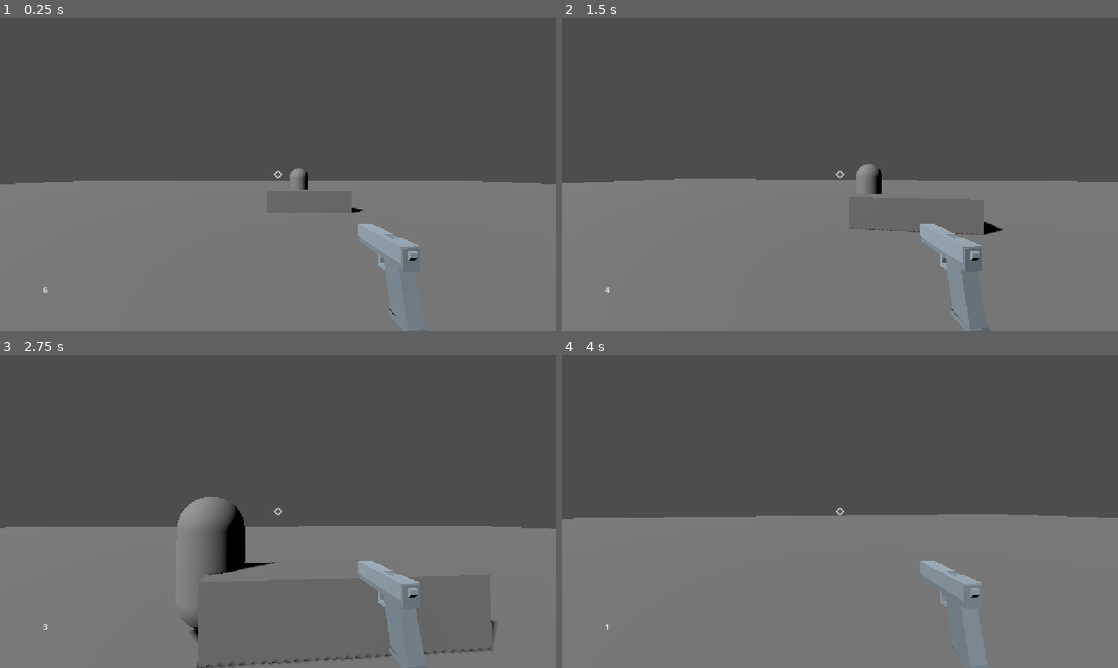
Above: before the commit, frames 1-4 (two rows, left to right).
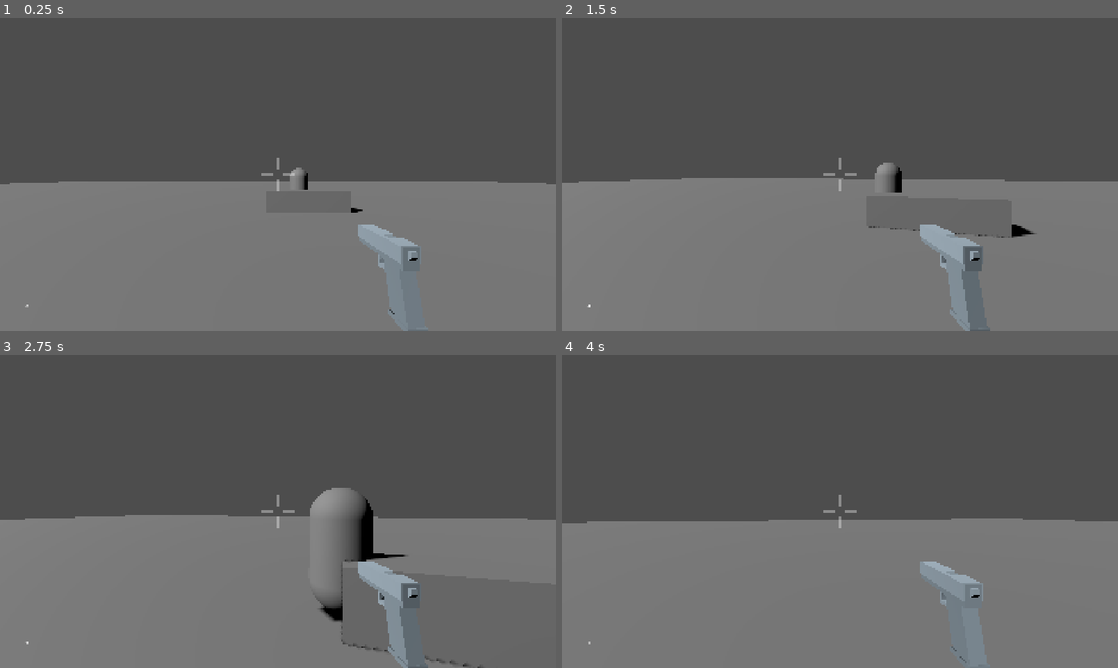
Above: after the commit, the same moments.

Repository: cjratcliff/hellebore
Game: Godot game, scene res://levels/main.tscn
Two runs of this game, one before a commit and one after it. Both use one fixed random seed, a clock stepped at 60 frames per second and the inputs below.
Inputs (mouse positions are in pixels of both pictures, inside the frame that each line leads up to):
- Up to frame 1 (0.25 s): no input
- Up to frame 2 (1.5 s): move the mouse to (867, 174) at 0.52 s; press the mouse at (867, 174) at 0.53 s; hold W (move_forward) from 0.53 s (still down); move the mouse to (812, 174) at 1.27 s; release the mouse at (812, 174) at 1.28 s; click (812, 174) at 1.35 s
- Up to frame 3 (2.75 s): keep holding W (move_forward); move the mouse to (289, 505) at 2.02 s; press the mouse at (289, 505) at 2.03 s
- Up to frame 4 (4 s): keep holding W (move_forward); move the mouse to (834, 517) at 2.77 s; release the mouse at (834, 517) at 2.78 s; click (834, 517) at 2.85 s; move the mouse to (878, 514) at 3.52 s; press the mouse at (878, 514) at 3.53 s

The runs differ from the first frame. In frame 1, 0.4% of the frame differs, in the area x 1-99%, y 44-100%; in frame 2, 1.3%; in frame 3, 6.4%, in the area x 0-100%, y 42-100%; in frame 4, 1.5%.

Commit message:
fullscreen

Diff:
--- a/hellebore/autoload/pause.gd
+++ b/hellebore/autoload/pause.gd
@@ -4,10 +4,13 @@
 	process_mode = Node.PROCESS_MODE_ALWAYS
 
 func _input(event: InputEvent) -> void:
-	if event.is_action_pressed("ui_cancel"):
+	if event.is_action_pressed("menu"):
 		if Input.mouse_mode == Input.MOUSE_MODE_CAPTURED:
 			Input.mouse_mode = Input.MOUSE_MODE_VISIBLE
 			get_tree().paused = true
 		else:
 			Input.mouse_mode = Input.MOUSE_MODE_CAPTURED
 			get_tree().paused = false
+
+	if event.is_action_pressed("quit"):
+		get_tree().quit()
--- a/hellebore/levels/main.tscn
+++ b/hellebore/levels/main.tscn
@@ -1,7 +1,7 @@
 [gd_scene format=3 uid="uid://qqlvl0rd6yr2"]
 
 [ext_resource type="PackedScene" uid="uid://d4adphfqgeb4w" path="res://actors/player/player.tscn" id="1_2262g"]
-[ext_resource type="PackedScene" uid="uid://bivg44rdf550e" path="res://ui/hud.tscn" id="1_l8qe7"]
+[ext_resource type="PackedScene" uid="uid://bivg44rdf550e" path="res://ui/hud/hud.tscn" id="1_l8qe7"]
 [ext_resource type="PackedScene" uid="uid://bdwub74y0vit1" path="res://actors/mobs/mob.tscn" id="2_wdj6m"]
 
 [sub_resource type="NavigationMesh" id="NavigationMesh_rybk0"]
--- a/hellebore/project.godot
+++ b/hellebore/project.godot
@@ -21,6 +21,9 @@
 
 [display]
 
+window/size/viewport_width=1920
+window/size/viewport_height=1080
+window/size/mode=3
 window/stretch/mode="canvas_items"
 window/stretch/aspect="expand"
 
@@ -67,6 +70,11 @@
 "events": [Object(InputEventKey,"resource_local_to_scene":false,"resource_name":"","device":-1,"window_id":0,"alt_press …(192 unchanged characters)…
 ]
 }
+quit={
+"deadzone": 0.2,
+"events": [Object(InputEventKey,"resource_local_to_scene":false,"resource_name":"","device":-1,"window_id":0,"alt_pressed":false,"shift_pressed":false,"ctrl_pressed":false,"meta_pressed":false,"pressed":false,"keycode":0,"physical_keycode":4194312,"key_label":0,"unicode":0,"location":0,"echo":false,"script":null)
+]
+}
 
 [physics]
 
--- a/hellebore/ui/hud.tscn
+++ /dev/null
@@ -1,31 +0,0 @@
-[gd_scene format=3 uid="uid://bivg44rdf550e"]
-
-[ext_resource type="Script" uid="uid://bbq1buv0ku1vs" path="res://ui/hud.gd" id="1_276te"]
-[ext_resource type="Texture2D" uid="uid://d1pyxioe47dd3" path="res://crosshair.png" id="1_rbyyf"]
-
-[node name="Hud" type="CanvasLayer" unique_id=1331191350 groups=["hud"]]
-script = ExtResource("1_276te")
-
-[node name="Crosshair" type="TextureRect" parent="." unique_id=138396213]
-anchors_preset = 8
-anchor_left = 0.5
-anchor_top = 0.5
-anchor_right = 0.5
-anchor_bottom = 0.5
-offset_left = -20.0
-offset_top = -20.0
-offset_right = 20.0
-offset_bottom = 20.0
-grow_horizontal = 2
-grow_vertical = 2
-texture = ExtResource("1_rbyyf")
-
-[node name="Ammo" type="Label" parent="." unique_id=1642315087]
-anchors_preset = 2
-anchor_top = 1.0
-anchor_bottom = 1.0
-offset_left = 89.0
-offset_top = -97.0
-offset_right = 129.0
-offset_bottom = -74.0
-grow_vertical = 0
--- /dev/null
+++ b/hellebore/ui/hud/crosshair/crosshair.gd
@@ -0,0 +1,12 @@
+extends Control
+
+@onready var up: TextureRect = $Up
+@onready var down: TextureRect = $Down
+@onready var left: TextureRect = $Left
+@onready var right: TextureRect = $Right
+
+func _ready() -> void:
+	up.position += Vector2(0, -20)
+	down.position += Vector2(0, 20)
+	left.position += Vector2(-20, 0)
+	right.position += Vector2(20, 0)
--- /dev/null
+++ b/hellebore/ui/hud/crosshair/crosshair.tscn
@@ -0,0 +1,43 @@
+[gd_scene format=3 uid="uid://b2032o78r8ms7"]
+
+[ext_resource type="Texture2D" uid="uid://dh2pumuqptuje" path="res://ui/hud/crosshair/crosshair.png" id="1_7lel2"]
+[ext_resource type="Script" uid="uid://djfgal0ehadmy" path="res://ui/hud/crosshair/crosshair.gd" id="1_k37yb"]
+
+[node name="Crosshair" type="Control" unique_id=1453729034]
+layout_mode = 3
+anchors_preset = 15
+anchor_right = 1.0
+anchor_bottom = 1.0
+grow_horizontal = 2
+grow_vertical = 2
+script = ExtResource("1_k37yb")
+
+[node name="Up" type="TextureRect" parent="." unique_id=204259667]
+layout_mode = 0
+offset_left = 20.0
+offset_top = -40.0
+offset_right = 60.0
+rotation = 1.5707964
+texture = ExtResource("1_7lel2")
+
+[node name="Right" type="TextureRect" parent="." unique_id=34616675]
+layout_mode = 0
+offset_top = -20.0
+offset_right = 40.0
+offset_bottom = 20.0
+texture = ExtResource("1_7lel2")
+
+[node name="Left" type="TextureRect" parent="." unique_id=791986611]
+layout_mode = 0
+offset_left = -40.0
+offset_top = -20.0
+offset_bottom = 20.0
+texture = ExtResource("1_7lel2")
+
+[node name="Down" type="TextureRect" parent="." unique_id=824470188]
+layout_mode = 0
+offset_left = 20.0
+offset_right = 60.0
+offset_bottom = 40.0
+rotation = 1.5707964
+texture = ExtResource("1_7lel2")
--- /dev/null
+++ b/hellebore/ui/hud/hud.tscn
@@ -0,0 +1,24 @@
+[gd_scene format=3 uid="uid://bivg44rdf550e"]
+
+[ext_resource type="Script" uid="uid://bbq1buv0ku1vs" path="res://ui/hud/hud.gd" id="1_276te"]
+[ext_resource type="PackedScene" uid="uid://b2032o78r8ms7" path="res://ui/hud/crosshair/crosshair.tscn" id="2_4d6w6"]
+
+[node name="Hud" type="CanvasLayer" unique_id=1331191350 groups=["hud"]]
+script = ExtResource("1_276te")
+
+[node name="Ammo" type="Label" parent="." unique_id=1642315087]
+anchors_preset = 2
+anchor_top = 1.0
+anchor_bottom = 1.0
+offset_left = 89.0
+offset_top = -97.0
+offset_right = 129.0
+offset_bottom = -74.0
+grow_vertical = 0
+
+[node name="Crosshair" parent="." unique_id=1453729034 instance=ExtResource("2_4d6w6")]
+anchors_preset = 8
+anchor_left = 0.5
+anchor_top = 0.5
+anchor_right = 0.5
+anchor_bottom = 0.5
Binary file removed: hellebore/crosshair.png
Not shown, added: hellebore/ui/hud/crosshair/crosshair.gd.uid
Binary file added: hellebore/ui/hud/crosshair/crosshair.png
Not shown, changed: hellebore/ui/hud/crosshair/crosshair.png.import
Renamed: hellebore/ui/hud.gd -> hellebore/ui/hud/hud.gd
Renamed: hellebore/ui/hud.gd.uid -> hellebore/ui/hud/hud.gd.uid
